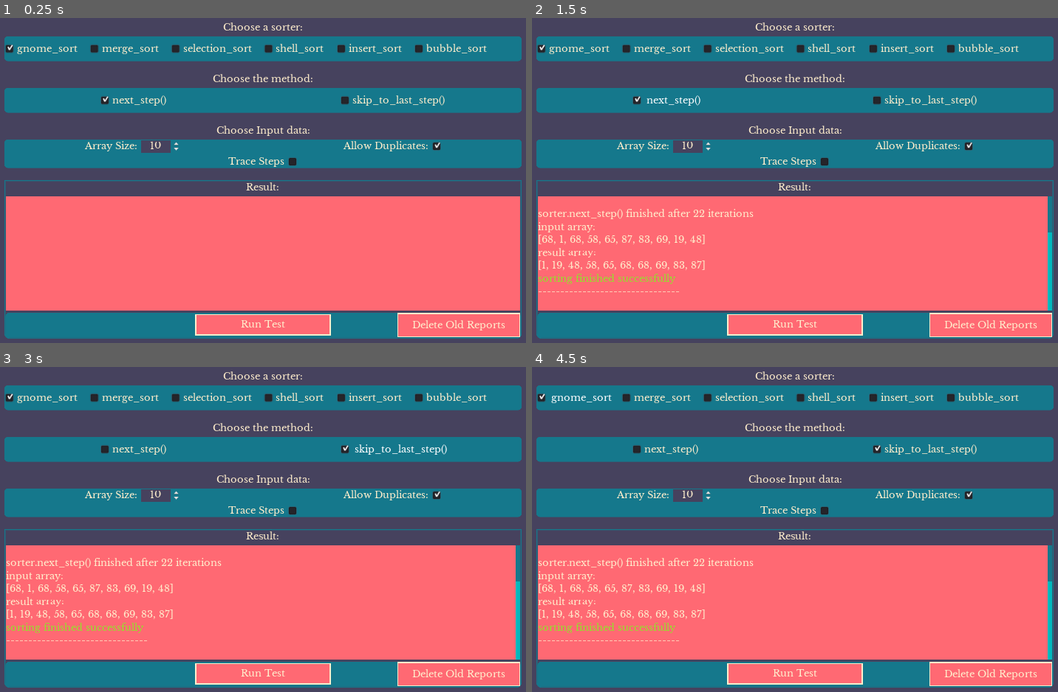
Above: before the commit, frames 1-4 (two rows, left to right).
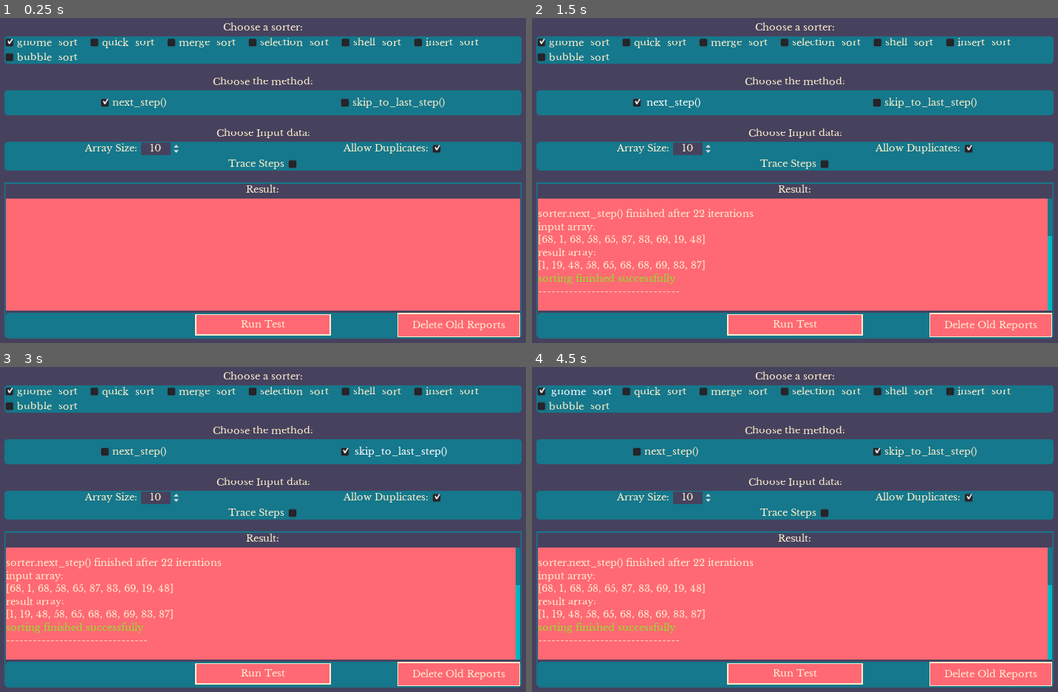
Above: after the commit, the same moments.

Repository: DissonantVoid/Godot-Sort-Visualizer
Game: Godot game, scene res://scenes/tests/algorithm_checker.tscn
The game is run twice, just before and just after one commit, with the same random seed, the same clock (stepped at 60 frames per second) and the same inputs. This scene is started directly instead of the project's main scene.
Inputs:
- Up to frame 1 (0.25 s): no input
- Up to frame 2 (1.5 s): click "Run Test" at 0.5 s; click "next_step()" at 1.25 s
- Up to frame 3 (3 s): click "next_step()" at 2 s; click "skip_to_last_step()" at 2.75 s
- Up to frame 4 (4.5 s): click "skip_to_last_step()" at 3.5 s; click "gnome_sort" at 4.25 s

The runs differ from the first frame. In frame 1, 7.9% of the frame differs, in the area x 0-100%, y 6-56%; in frame 2, 7.9%; in frame 3, 7.9%; in frame 4, 7.9%, in the area x 0-100%, y 6-68%.

Commit message:
added quick_sort as well as some improvements

Diff:
--- a/scenes/autoloads/utility.gd
+++ b/scenes/autoloads/utility.gd
@@ -6,6 +6,8 @@
 	rng.randomize()
 
 func swap(arr : Array, idx1 : int, idx2 : int):
+	assert(idx1 >= 0 && idx1 < arr.size() && idx2 >= 0 && idx2 < arr.size(), "index out of bound")
+
 	var temp = arr[idx1]
 	arr[idx1] = arr[idx2]
 	arr[idx2] = temp
@@ -19,6 +21,23 @@
 	parent.move_child(low_idx_child, high_idx)
 
 static func move_element(arr : Array, el_idx : int, el_new_idx : int):
+	assert(el_idx >= 0 && el_idx < arr.size(), "el_idx must be >= 0 and < arr.size()")
+	assert(el_new_idx >= 0 && el_new_idx <= arr.size(), "el_new_idx must be >= 0 and <= arr.size()")
+
 	var element = arr[el_idx]
 	arr.remove(el_idx)
-	arr.insert(el_new_idx-1, element)
+	if el_idx < el_new_idx:
+		arr.insert(el_new_idx-1, element)
+	else:
+		arr.insert(el_new_idx, element)
+
+static func subarr_first_index_to_1d(arr : Array, subarr_idx : int) -> int:
+	assert(subarr_idx >= 0 && subarr_idx < arr.size(), "index out of bound")
+
+	# NOTE: only checks 1 depth (array of arrays), doesn't work on array of arrays of arrays and so on
+	var index_1d : int = 0
+	for i in range(0, subarr_idx):
+		assert(arr[i] is Array, "array must contains arrays")
+		index_1d += arr[i].size()
+
+	return index_1d
--- a/scenes/game/main.tscn
+++ b/scenes/game/main.tscn
@@ -3,7 +3,7 @@
 [ext_resource path="res://resources/godot/main_interface_theme.tres" type="Theme" id=1]
 [ext_resource path="res://scenes/game/main.gd" type="Script" id=2]
 [ext_resource path="res://scenes/game/main_interface.gd" type="Script" id=3]
-[ext_resource path="res://scenes/objects/visualizers/visualizer_rect.tscn" type="PackedScene" id=4]
+[ext_resource path="res://scenes/objects/visualizers/visualizer_planets.tscn" type="PackedScene" id=4]
 [ext_resource path="res://resources/fonts/libre-baskerville/LibreBaskerville-Bold.ttf" type="DynamicFontData" id=5]
 [ext_resource path="res://resources/godot/main_interface_panel.tres" type="StyleBox" id=6]
 [ext_resource path="res://resources/shaders/glow.tres" type="Shader" id=7]
@@ -19,9 +19,9 @@
 anchor_right = 1.0
 anchor_bottom = 1.0
 script = ExtResource( 2 )
-_visualizer_path = NodePath("VisualizerRect")
-
-[node name="VisualizerRect" parent="." instance=ExtResource( 4 )]
+_visualizer_path = NodePath("VisualizerPlanets")
+
+[node name="VisualizerPlanets" parent="." instance=ExtResource( 4 )]
 
 [node name="MainInterface" type="CanvasLayer" parent="."]
 script = ExtResource( 3 )
--- /dev/null
+++ b/scenes/objects/sorters/sorter_quick_sort.gd
@@ -0,0 +1,89 @@
+extends "res://scenes/objects/sorters/sorter.gd"
+
+# https://en.wikipedia.org/wiki/Quicksort
+# based on the Divide and Conquer paradigm, in this algorithm
+# we pick a pivot and partitioning the other elements into two sub-arrays
+# according to whether they are less or greater than the pivot
+#
+# time complexity: O(N log N)
+
+var _pivot_idx : int
+var _index : int
+var _splits : Array # [{"low":low_bound, "high":high_bound}, ..]
+var _curr_split_idx : int
+
+
+# override
+func setup(data_size : int, priority_callback : FuncRef):
+	.setup(data_size, priority_callback)
+
+	_splits = [ {"low":0, "high":_data_size-1} ] # start with whole array
+	_curr_split_idx = 0
+	_pivot_idx = _splits[_curr_split_idx]["low"]
+	_index = _pivot_idx + 1
+
+# override
+func next_step() -> Dictionary:
+	var curr_split : Dictionary = _splits[_curr_split_idx]
+
+	# skip subarrays of size 1
+	while curr_split["low"] == curr_split["high"]:
+		_curr_split_idx += 1
+		if _curr_split_idx > _splits.size()-1:
+			return {"done":true}
+
+		curr_split = _splits[_curr_split_idx]
+		_pivot_idx = curr_split["low"]
+		_index = _pivot_idx + 1
+
+	if _index > curr_split["high"]:
+		# once we're done with the current split, we split it into 2 arrays (plus the pivot)
+		# and go through them one by one
+		_splits.remove(_curr_split_idx)
+		if _pivot_idx+1 <= curr_split["high"]:
+			_splits.insert(_curr_split_idx, {"low":_pivot_idx+1, "high":curr_split["high"]})
+		_splits.insert(_curr_split_idx, {"low":_pivot_idx, "high":_pivot_idx})
+		if _pivot_idx-1 >= curr_split["low"]:
+			_splits.insert(_curr_split_idx, {"low":curr_split["low"], "high":_pivot_idx-1})
+
+		curr_split = _splits[_curr_split_idx]
+		_pivot_idx = curr_split["low"]
+		_index = _pivot_idx + 1
+		return next_step()
+
+	if _priority_callback.call_func(_pivot_idx, _index):
+		var index_to_move : Array = [_index, _pivot_idx]
+		_index += 1
+		_pivot_idx += 1
+		return {"done":false, "action":SortAction.move, "indexes":index_to_move}
+	else:
+		_index += 1
+		return next_step()
+
+# override
+func skip_to_last_step() -> Array:
+	var indexes : Array
+	indexes.resize(_data_size)
+	for i in _data_size: indexes[i] = i
+
+	return _divide_n_conquer_full(indexes, 0, _data_size-1)
+
+func _divide_n_conquer_full(arr : Array, low_bound : int, high_bound : int) -> Array:
+	if low_bound == high_bound:
+		return [arr[low_bound]]
+
+	# we use first index as a pivot, but there are other approaches
+	var pivot_idx : int = low_bound
+	for i in range(low_bound+1, high_bound+1):
+		if _priority_callback.call_func(arr[pivot_idx], arr[i]):
+			var value : int = arr[i]
+			arr.remove(i)
+			arr.insert(pivot_idx, value)
+			pivot_idx += 1
+
+	var ordered_arr : Array
+	if pivot_idx-1 >= low_bound: ordered_arr.append_array(_divide_n_conquer_full(arr, low_bound, pivot_idx-1))
+	ordered_arr.append(arr[pivot_idx])
+	if pivot_idx+1 <= high_bound: ordered_arr.append_array(_divide_n_conquer_full(arr, pivot_idx+1, high_bound))
+
+	return ordered_arr
--- a/scenes/objects/visualizers/visualizer_planets.gd
+++ b/scenes/objects/visualizers/visualizer_planets.gd
@@ -87,12 +87,24 @@
 			child2.move_to(child1)
 
 			Utility.switch_children(_planets_container, idx1, idx2)
+			_waiting_for_planets = 2
 
 		Sorter.SortAction.move:
-			# TODO after implementing merge or quick sort
-			pass
+			var target_child := _planets_container.get_child(idx1)
 
-	_waiting_for_planets = 2
+			if idx1 > idx2:
+				target_child.move_to(_planets_container.get_child(idx2))
+				for i in range(idx2, idx1):
+					_planets_container.get_child(i).move_to(_planets_container.get_child(i+1))
+				_waiting_for_planets = idx1-idx2+1
+
+			elif idx1 < idx2:
+				target_child.move_to(_planets_container.get_child(idx2-1))
+				for i in range(idx2-1, idx1, -1):
+					_planets_container.get_child(i).move_to(_planets_container.get_child(i-1))
+				_waiting_for_planets = idx2-idx1
+
+			_planets_container.move_child(target_child, idx2)
 
 # override
 func update_all(new_indexes : Array):
--- a/scenes/tests/algorithm_checker.gd
+++ b/scenes/tests/algorithm_checker.gd
@@ -182,6 +182,9 @@
 				has_errors = true
 				break
 
+		# TODO: we only check for size match, we don't see if the content is the same
+		#       this has already tricked me once
+
 		if _array_size < _max_printable_array_size:
 			_print_console("input array:")
 			_print_console(str(original_array))
Not shown, changed: plan/plan.txt
